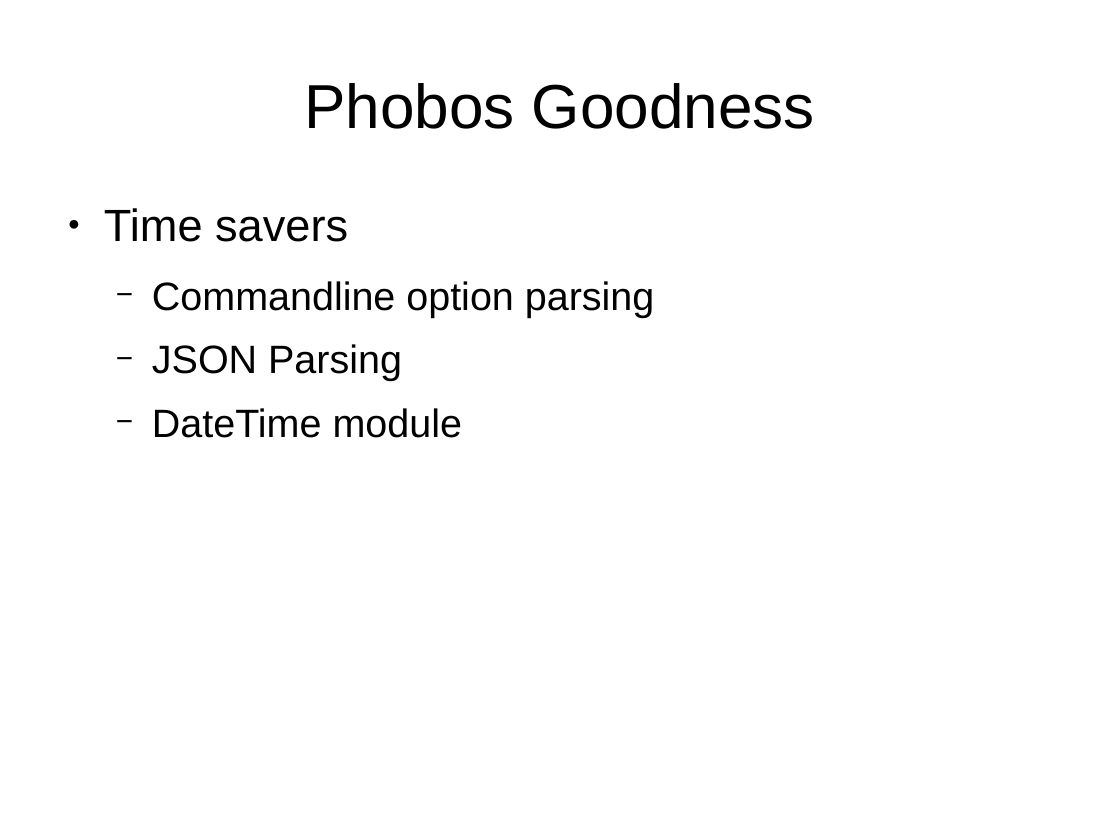
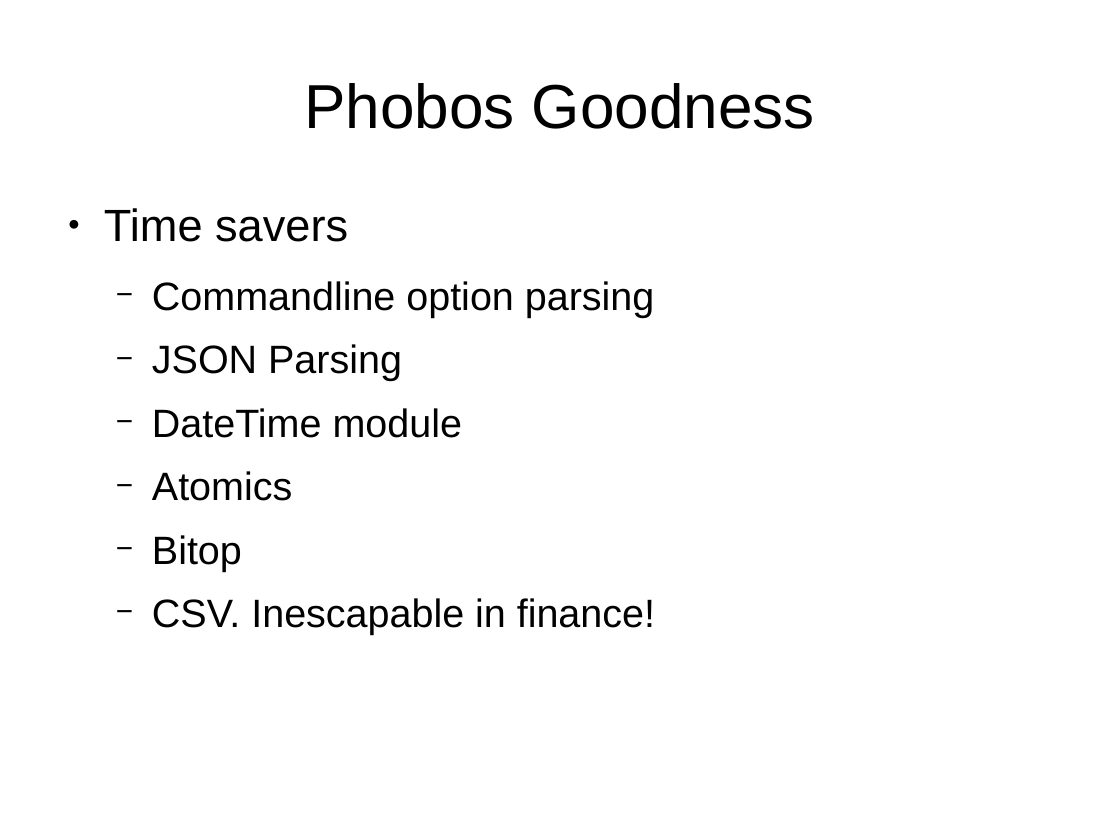
Before and after one commit to smandy/dconf_talk, a slide deck: slide 7 of dconf_iter2.odp. Drawn at 1120x840 pixels with LibreOffice and Linux fonts; fonts in the diff are those of the drawing. Boxes give left, top, right and bottom in pixels: in the first picture for what was removed or moved away, otherwise in the second. Text is boxed around its words. In the diff, an @@ line names an element or a change of style, - is before the commit and + after.

```diff
--- a/dconf_iter2.odp
+++ b/dconf_iter2.odp
@@ text at (x1=152, y1=471, x2=655, y2=635): paragraphs added @@
+  − Atomics
+  − Bitop
+  − CSV. Inescapable in finance!
```
Also in this commit, not shown: 14 other slides changed, 1 slide added, 5 slides removed, 7 other files.
